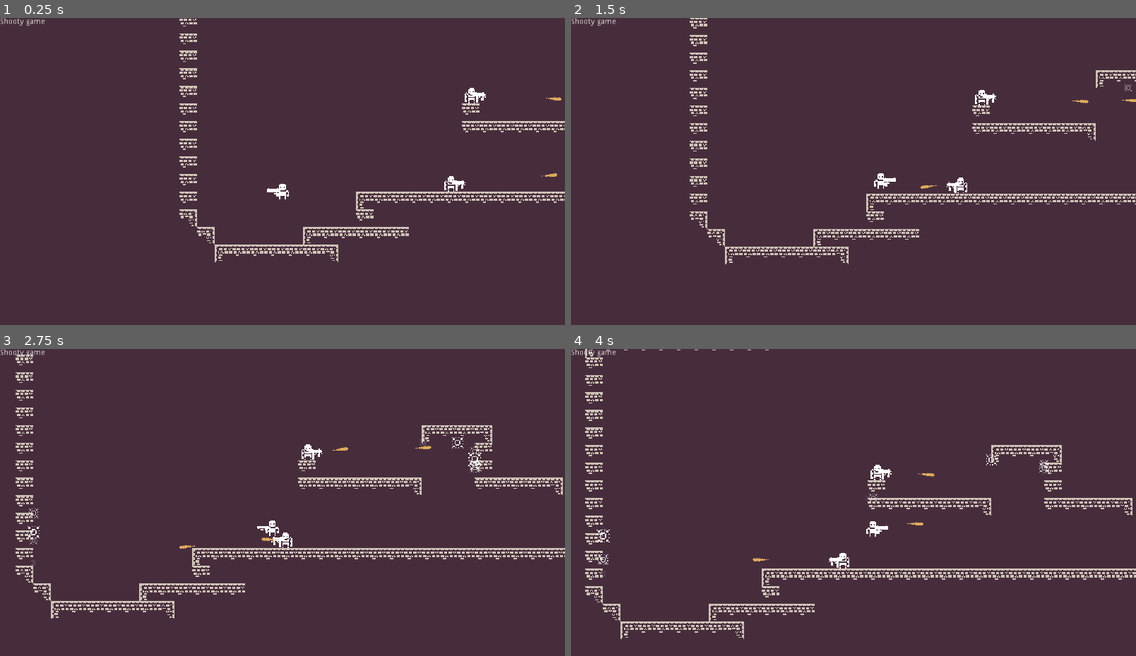
Above: before the commit, frames 1-4 (two rows, left to right).
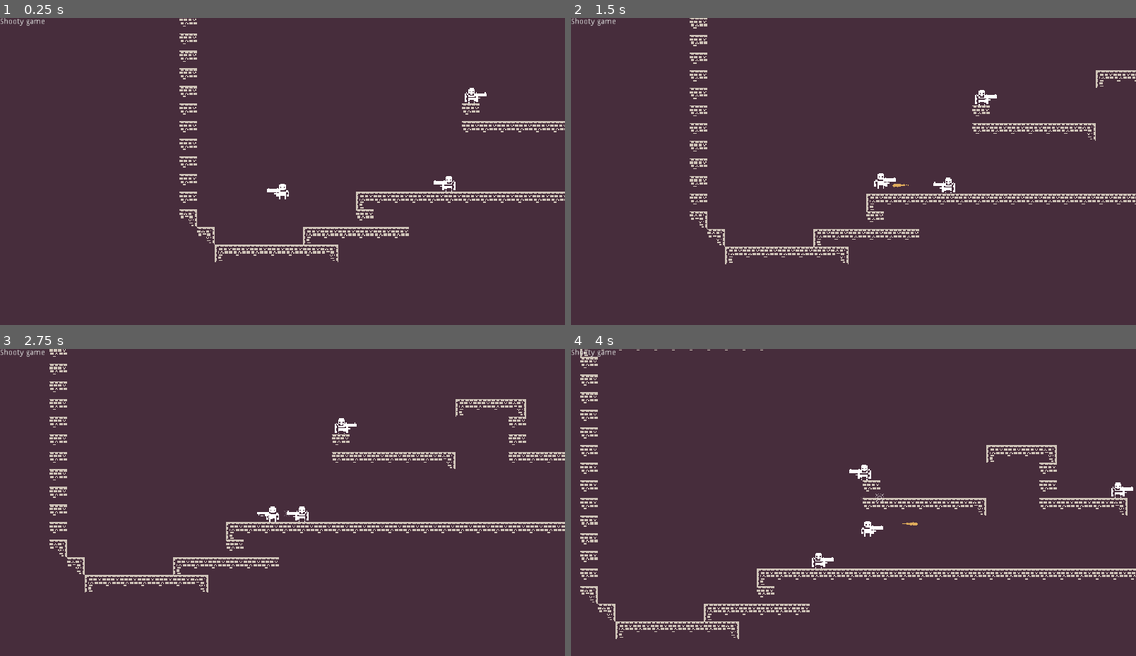
Above: after the commit, the same moments.

Repository: BasicLich/miz-jam-1-entry
Game: Godot game, scene res://Game.tscn
The game is run twice, just before and just after one commit, with the same random seed, the same clock (stepped at 60 frames per second) and the same inputs.
Inputs:
- Up to frame 1 (0.25 s): no input
- Up to frame 2 (1.5 s): hold S (player_aim_down) 0.53-1.28 s; hold Right (player_right) from 0.53 s (still down); tap Z (player_jump) at 0.77 s; tap W (player_aim_up) at 1.35 s
- Up to frame 3 (2.75 s): tap Z (player_jump) at 1.52 s; release Right (player_right) at 2.03 s; hold Left (player_left) from 2.03 s (still down); tap } (player_next_weapon) at 2.1 s
- Up to frame 4 (4 s): release Left (player_left) at 2.78 s; hold Right (player_right) from 2.78 s (still down); tap { (player_prev_weapon) at 2.85 s; tap Z (player_jump) at 3.02, 3.77 s; hold X (player_shoot) from 3.53 s (still down)

The runs differ from the first frame. In frame 1, 0.2% of the frame differs, in the area x 76-100%, y 24-57%; in frame 2, 0.2%; in frame 3, 7.5%, in the area x 2-100%, y 0-88%; in frame 4, 3.4%.

Commit message:
Unstoppable Terminator type enemy.

Diff:
--- a/Game.tscn
+++ b/Game.tscn
@@ -30,3 +30,12 @@
 
 [node name="Guy2" parent="." instance=ExtResource( 3 )]
 position = Vector2( 566.16, 198.886 )
+
+[node name="Guy3" parent="." instance=ExtResource( 3 )]
+position = Vector2( 835.855, 167.683 )
+
+[node name="Guy4" parent="." instance=ExtResource( 3 )]
+position = Vector2( 807.314, 135.575 )
+
+[node name="Guy5" parent="." instance=ExtResource( 3 )]
+position = Vector2( 1382.89, 99.8986 )
--- a/Guy.gd
+++ b/Guy.gd
@@ -4,7 +4,8 @@
 
 const TEAM := "Guy"
 const TEAM_PROJECTILE := TEAM + "Projectile"
-const SOCIAL_DISTANCE := 60.0
+const SOCIAL_DISTANCE := 30.0
+const NOT_INTERESTED := 800.0
 
 var rnd = RandomNumberGenerator.new()
 var target: Node2D
@@ -22,16 +23,34 @@
 	if target == null:
 		movement = Common.STAY
 	else:
-		if _targetVisible() and target.position.distance_to(position) > SOCIAL_DISTANCE:
+		if target.position.distance_to(position) > NOT_INTERESTED:
+			print_debug(name +  ": target lost.")
+			target = null
+			return
+
+		var targetVisible := _targetVisible()
+		if targetVisible and target.position.distance_to(position) > SOCIAL_DISTANCE:
 			if target.position.x > position.x:
 				movement = Common.RIGHT
 			if target.position.x < position.x:
 				movement = Common.LEFT
 		else:
 			movement = Common.STAY
+		var needToShoot := false
+		if targetVisible:
+			if target.position.x > position.x - 5 and target.position.x < position.x + 5 and target.position.y < position.y:
+				setAim(Common.UP)
+				needToShoot = true
+			elif target.position.x > position.x - 5 and target.position.x < position.x + 5 and target.position.y > position.y:
+				setAim(Common.DOWN)
+				needToShoot = true
+			else:
+				setAim(Common.STRAIGHT)
+				if target.position.y > position.y - 6 and target.position.y < position.y + 6:
+					needToShoot = true
 
-	if rnd.randf_range(0, 200) < 50:
-		shoot(TEAM_PROJECTILE)
+		if needToShoot and rnd.randi_range(0, 1000) < 100:
+			shoot(TEAM_PROJECTILE)
 
 func _targetVisible() -> bool:
 	if target != null:
@@ -44,7 +63,3 @@
 func _on_DetectionArea_body_entered(body: Node2D):
 	if body.is_in_group(Player.TEAM):
 		target = body
-
-func _on_DetectionArea_body_exited(body):
-	if body.is_in_group(Player.TEAM):
-		target = null
--- a/Guy.tscn
+++ b/Guy.tscn
@@ -6,7 +6,7 @@
 [ext_resource path="res://PersonShape.tres" type="Shape2D" id=4]
 
 [sub_resource type="RectangleShape2D" id=1]
-extents = Vector2( 93.696, 22.886 )
+extents = Vector2( 158.338, 59.3344 )
 
 [node name="Guy" type="KinematicBody2D"]
 script = ExtResource( 1 )
@@ -20,7 +20,6 @@
 shape = ExtResource( 4 )
 
 [node name="Weapon" parent="." instance=ExtResource( 2 )]
-type = 2
 
 [node name="DetectionArea" type="Area2D" parent="."]
 
@@ -28,4 +27,3 @@
 position = Vector2( 0, -15.977 )
 shape = SubResource( 1 )
 [connection signal="body_entered" from="DetectionArea" to="." method="_on_DetectionArea_body_entered"]
-[connection signal="body_exited" from="DetectionArea" to="." method="_on_DetectionArea_body_exited"]
